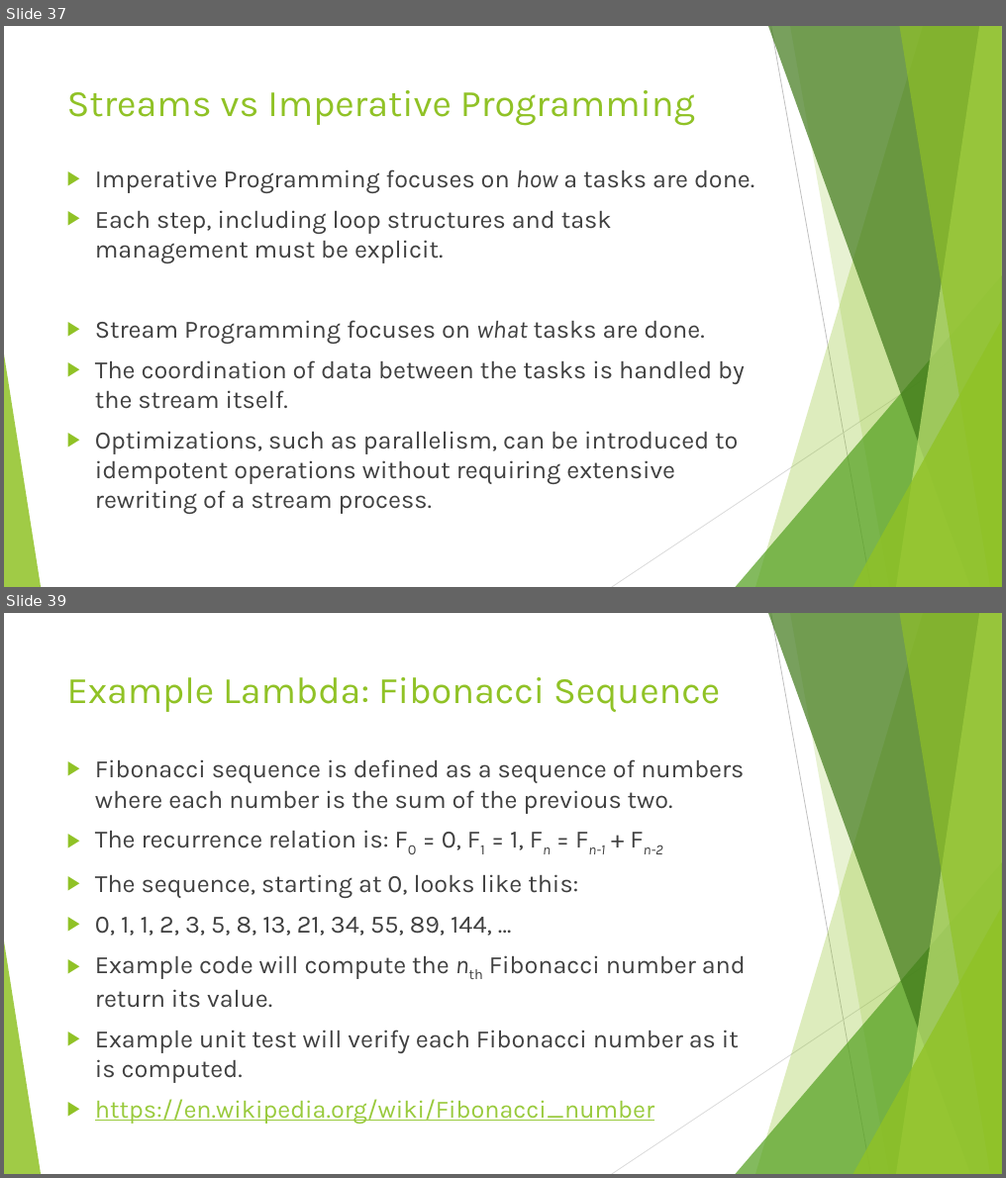
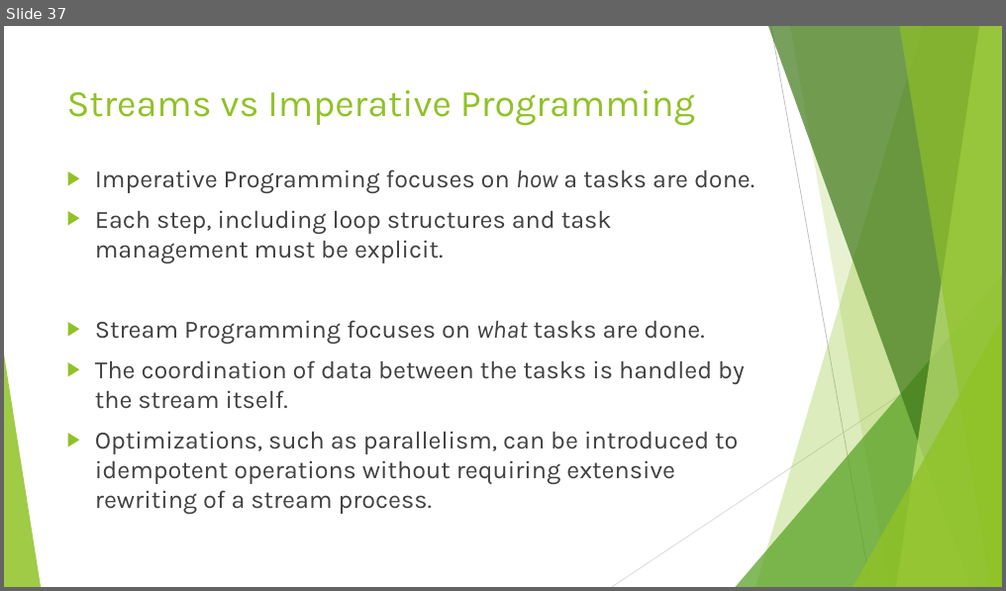
Before and after one commit to RichardRoda/2017-CodePaLOUsa-Lambda, a slide deck: Learning to Love the Lambda in the Stream.pptx. Shown one above the other, each under a label of ours: slides 37 and 39 before the commit, slide 37 after it; the slides between them are not shown. The pictures are 1006x1178 and 1006x591 pixels, drawn with LibreOffice and Linux fonts; fonts in the diff are those of the drawing. Boxes give left, top, right and bottom in pixels: in the first picture for what was removed or moved away, otherwise in the second. Text is boxed around its words. In the diff, an @@ line names an element or a change of style, - is before the commit and + after.

Commit message:
Remove section about unit testing.  Add section about AutoCloseable as lambda and the CloseIt library.

```diff
--- a/Learning to Love the Lambda in the Stream.pptx
+++ b/Learning to Love the Lambda in the Stream.pptx
@@ slide 39 removed at (x1=4, y1=613, x2=1002, y2=1174), background #FFFFFF; not listed: 10 template elements that a slide beside it also shows @@
@@ title removed at (x1=67, y1=677, x2=720, y2=712) @@
-Example Lambda: Fibonacci Sequence
@@ text removed at (x1=95, y1=760, x2=746, y2=1124) @@
-▶ Fibonacci sequence is defined as a sequence of numbers where each number is the sum of the previous two.
-▶ The recurrence relation is: F0 = 0, F1 = 1, Fn = Fn-1 + Fn-2
-▶ The sequence, starting at 0, looks like this:
-▶ 0, 1, 1, 2, 3, 5, 8, 13, 21, 34, 55, 89, 144, …
-▶ Example code will compute the nth Fibonacci number and return its value.
-▶ Example unit test will verify each Fibonacci number as it is computed.
-▶ https://en.wikipedia.org/wiki/Fibonacci_number
```
Also in this commit, not shown: 2 slides changed, 9 slides added, 3 other slides removed, 1 other file.
